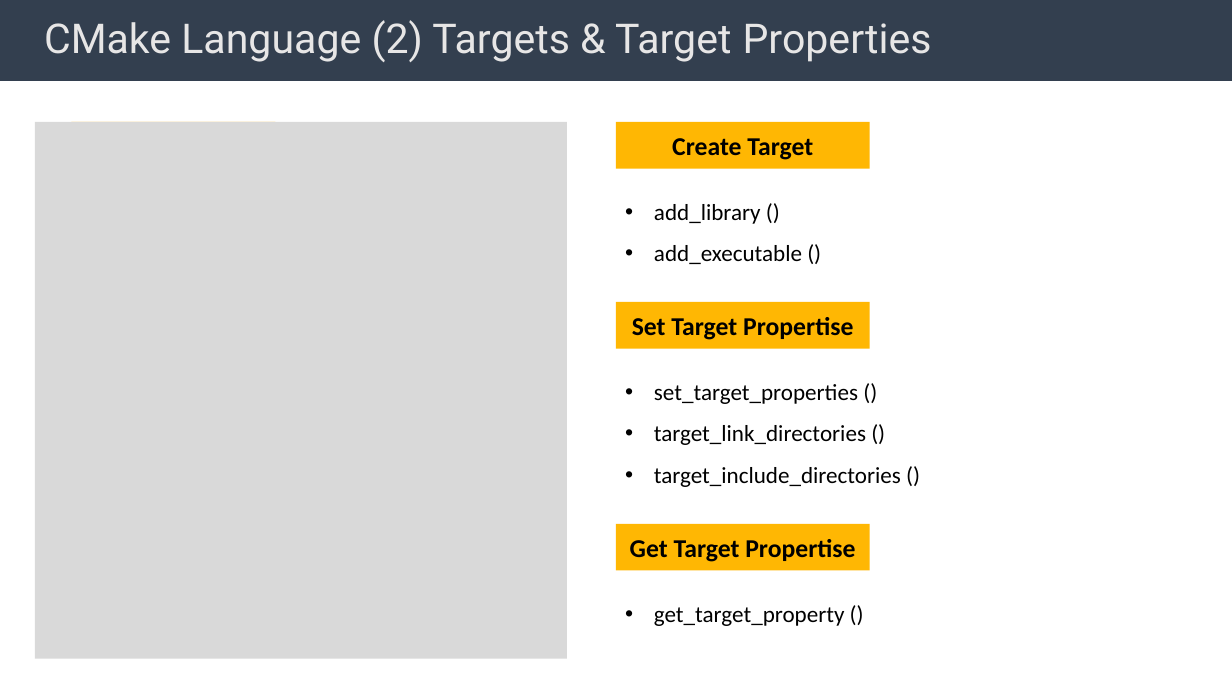
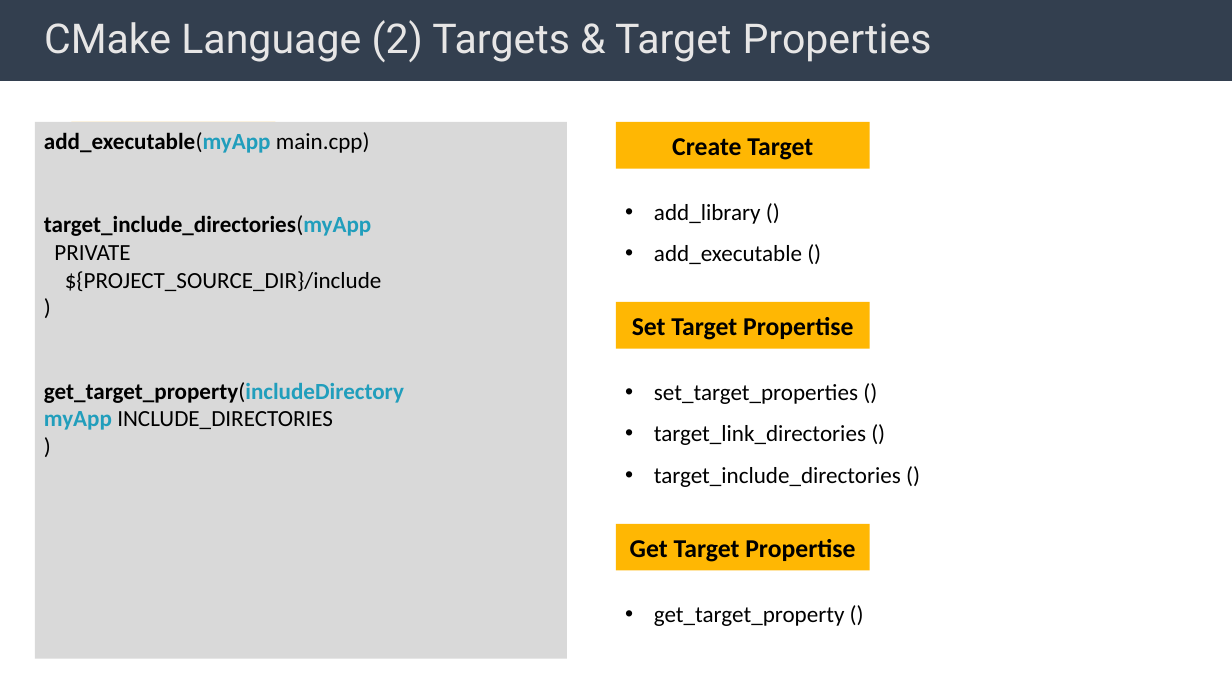
Before and after one commit to BingHanLin/Learn_Modern_CMake, a slide deck: slide 9 of cmake notes.pptx. Drawn at 1232x693 pixels with LibreOffice and Linux fonts; fonts in the diff are those of the drawing. Boxes give left, top, right and bottom in pixels: in the first picture for what was removed or moved away, otherwise in the second. Text is boxed around its words. In the diff, an @@ line names an element or a change of style, - is before the commit and + after.

```diff
--- a/cmake notes.pptx
+++ b/cmake notes.pptx
@@ text in rectangle at box(44, 132, 404, 430): text added @@
+add_executable(myApp main.cpp)
+target_include_directories(myApp
+PRIVATE
+${PROJECT_SOURCE_DIR}/include
+)
+get_target_property(includeDirectory
+myApp INCLUDE_DIRECTORIES
+)
@@ text in rectangle at box(167, 134, 181, 149): text added @@
+C
```
Also in this commit, not shown: 7 other slides changed, 3 slides added, 4 slides removed, 35 other files.
